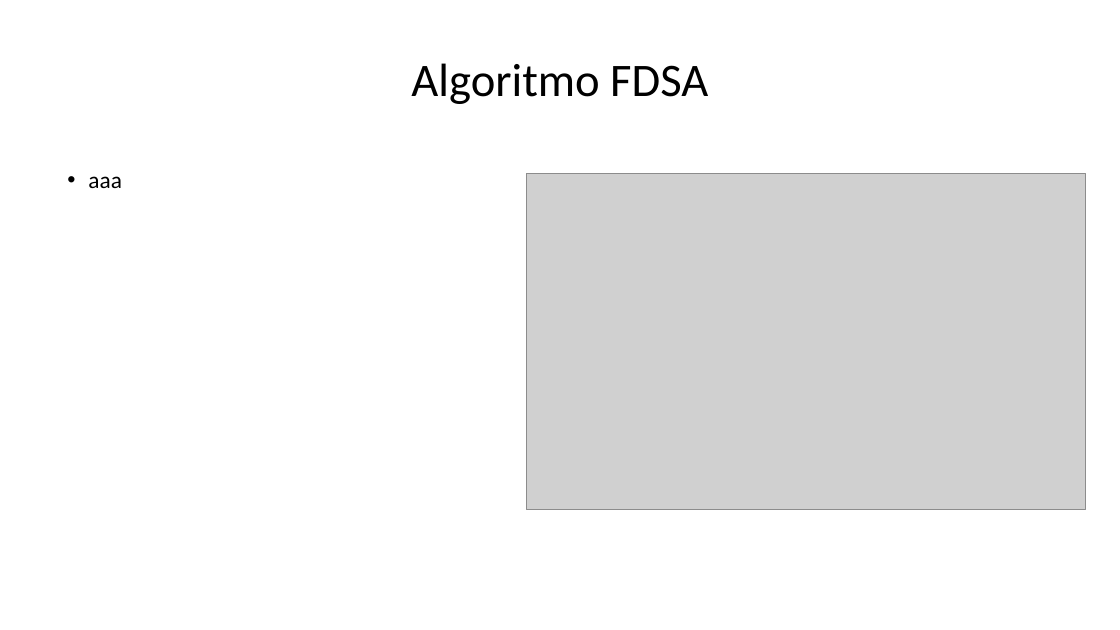
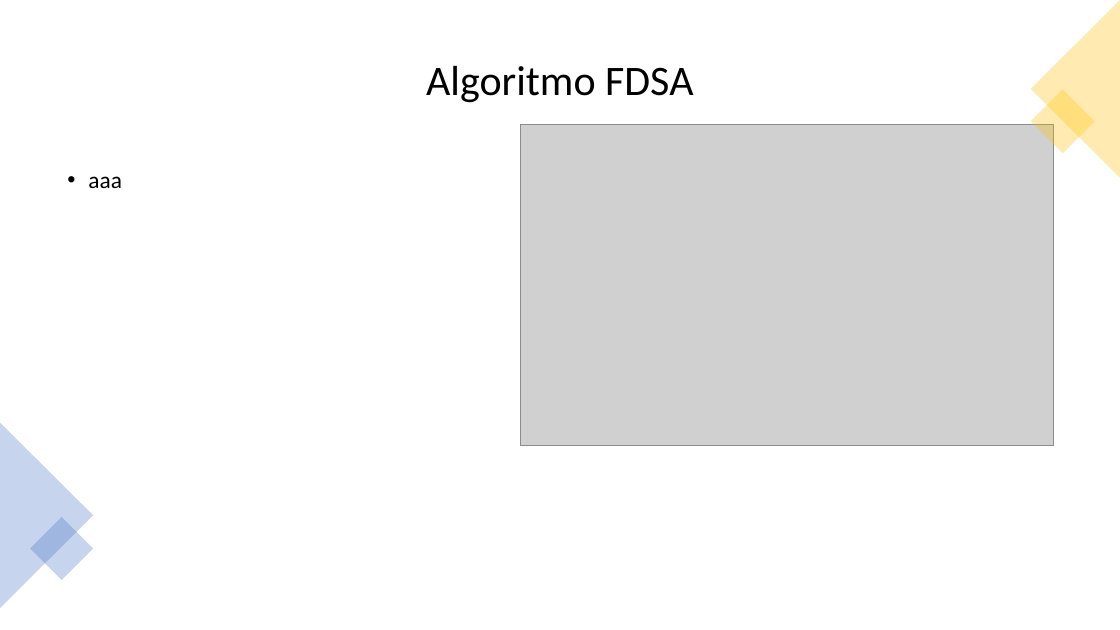
Before and after one commit to af20/mds_decision_making, a slide deck: slide 10 of R/Decision Making slides.pptx. Drawn at 1120x630 pixels with LibreOffice and Linux fonts; fonts in the diff are those of the drawing; grey boxes stand for pictures. Boxes give left, top, right and bottom in pixels: in the first picture for what was removed or moved away, otherwise in the second. Text is boxed around its words. In the diff, an @@ line names an element or a change of style, - is before the commit and + after.

```diff
--- a/R/Decision Making slides.pptx
+++ b/R/Decision Making slides.pptx
@@ title "Algoritmo FDSA" at box(426, 66, 693, 103): size 40 to 36 pt @@
@@ triangle added at box(1031, 0, 1120, 178), fill #FFC000 at 30% opacity @@
@@ rectangle added at box(1031, 90, 1095, 154), fill #FFC000 at 30% opacity @@
@@ picture: place and size @@
-picture at box(526, 173, 1086, 510)
+picture at box(521, 124, 1054, 445)
@@ triangle added at box(0, 423, 93, 608), fill #4472C4 at 30% opacity @@
@@ rectangle added at box(30, 517, 93, 580), fill #4472C4 at 30% opacity @@
```
Also in this commit, not shown: 5 other slides changed.
